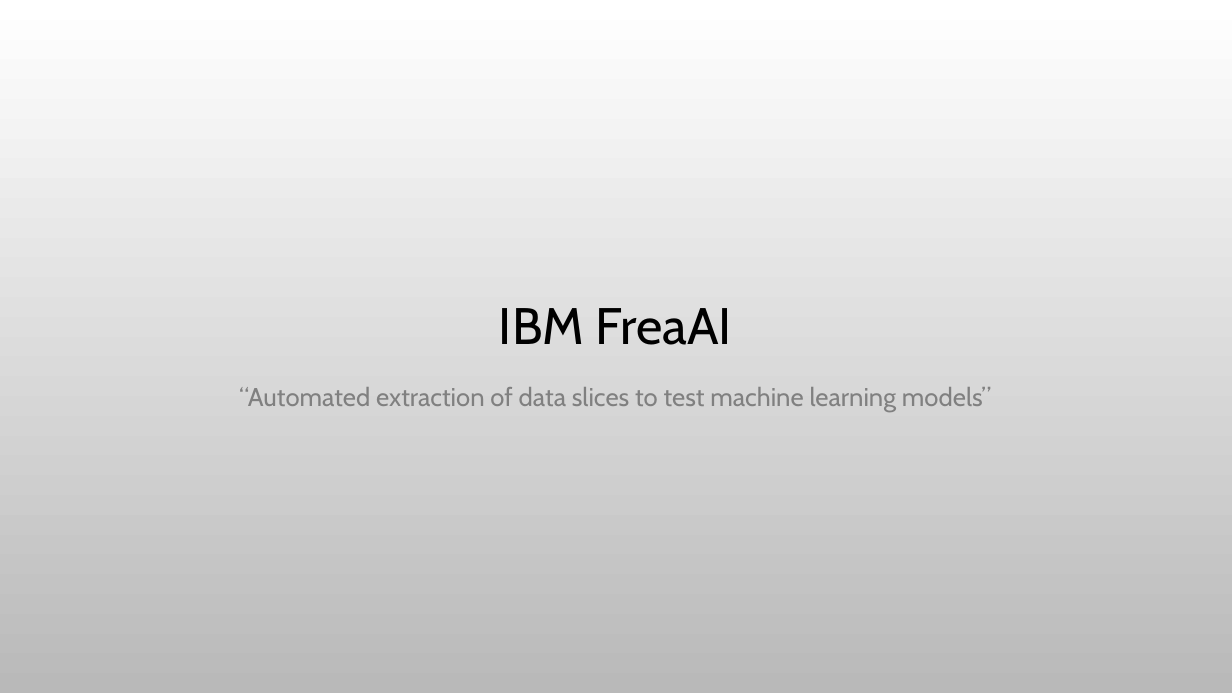
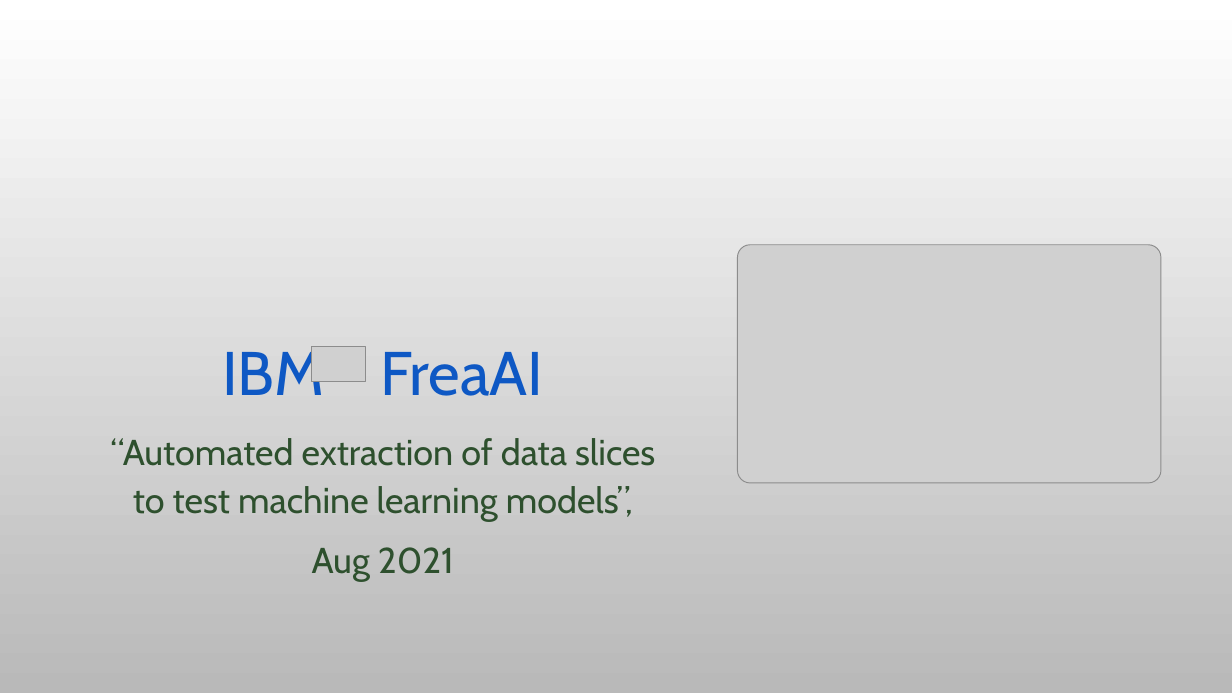
Before and after one commit to stavco9/mlops-final-project, a slide deck: slide 9 of docs/MLOps Final Project.pptx (slide 8 before the commit). Drawn at 1232x693 pixels with LibreOffice and Linux fonts; fonts in the diff are those of the drawing; grey boxes stand for pictures; background and template pictures are left out. Boxes give left, top, right and bottom in pixels: in the first picture for what was removed or moved away, otherwise in the second. Text is boxed around its words. In the diff, an @@ line names an element or a change of style, - is before the commit and + after.

```diff
--- a/docs/MLOps Final Project.pptx
+++ b/docs/MLOps Final Project.pptx
@@ title "IBM FreaAI" moved from (x1=499, y1=308, x2=732, y2=345) to (x1=222, y1=346, x2=543, y2=396) @@
@@ title "IBM FreaAI" at (x1=222, y1=346, x2=543, y2=396): size 40 to 48 pt, text colour #000000 to #0E58C4 @@
@@ picture added at (x1=738, y1=245, x2=1161, y2=483) @@
@@ picture added at (x1=311, y1=347, x2=366, y2=383) @@
@@ text at (x1=110, y1=438, x2=655, y2=582): text changed; size 20 to 28 pt; text colour #808080 to #2E502E @@
-“Automated extraction of data slices to test machine learning models”
+“Automated extraction of data slices to test machine learning models”,
+Aug 2021
```
Also in this commit, not shown: 20 other slides changed, 6 slides added.
